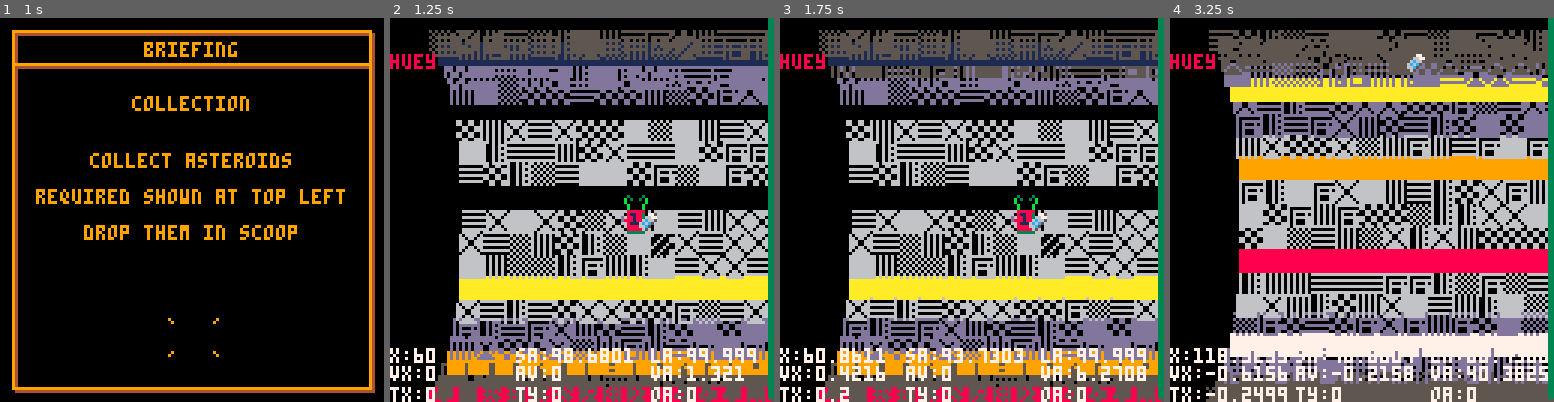
Above: before the commit, frames 1-4 (left to right).
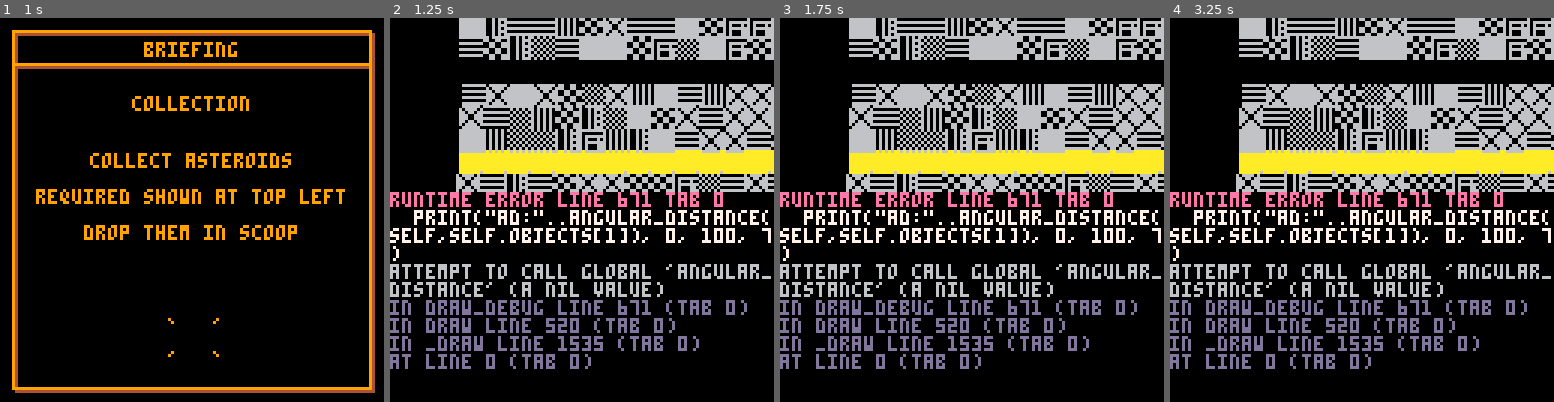
Above: after the commit, the same moments.

Repository: wstephenson/pico8-statlimp
Game: PICO-8 cartridge sl.p8
Same seed, same stepped clock (60 frames per second), same inputs: the game is played once before the commit and once after it.
Inputs:
- Up to frame 1 (1 s): tap X (X key) at 0.33 s; tap O (Z key) at 0.7 s
- Up to frame 2 (1.25 s): tap X (X key) at 1.07 s
- Up to frame 3 (1.75 s): hold Right from 1.6 s (still down); tap O (Z key) at 1.7 s
- Up to frame 4 (3.25 s): tap X (X key) at 1.85, 2.97 s; release Right at 2.1 s; tap O (Z key) at 2.1, 2.5, 2.9 s; hold Up 2.15-2.42 s; hold Right 2.47-3.03 s; hold Left from 3.08 s (still down)

Frame 1 is identical in both runs. In frame 2, 67% of the frame differs, in the area x 0-100%, y 0-100%; in frame 3, 67%; in frame 4, 73%.
Error after the commit: runtime error line 671 tab 0; print("ad:"..angular_distance(self,self.objects[1]), 0, 100, 7); attempt to call global 'angular_distance' (a nil value)

Commit message:
Debug output for collision detection

Diff:
--- a/sl.p8
+++ b/sl.p8
@@ -671,14 +671,14 @@
 	if(true) then
 		camera(0,-16)
 		print("x:"..self.x, 0, 94, 7)
-		print("vx:"..self.vx, 0, 100, 7)
-		print("tx:"..self.tx, 0, 107, 7)
-		print("sa:"..self.w_ang, 42, 94, 7)
+		print("ad:"..angular_distance(self,self.objects[1]), 0, 100, 7)
+		print("cg:"..(self.couldgrab and "T" or "F"), 0, 107, 7)
+		print("wa:"..self.w_ang, 42, 94, 7)
 		print("av:"..self.av, 42, 100, 7)
 		print("ty:"..self.ty, 42, 107, 7)
 		print("la:"..self.a, 87, 94, 7)
 		print("va:"..self.v_ang, 87, 100, 7)
-		print("oa:"..self.tobj.a, 87, 107, 7)
+		print("oa:"..self.objects[1].a, 87, 107, 7)
 		--print("i:"..(self.object and self.object.c or '%'), 0, 114, 7)
 		camera()
 	end
